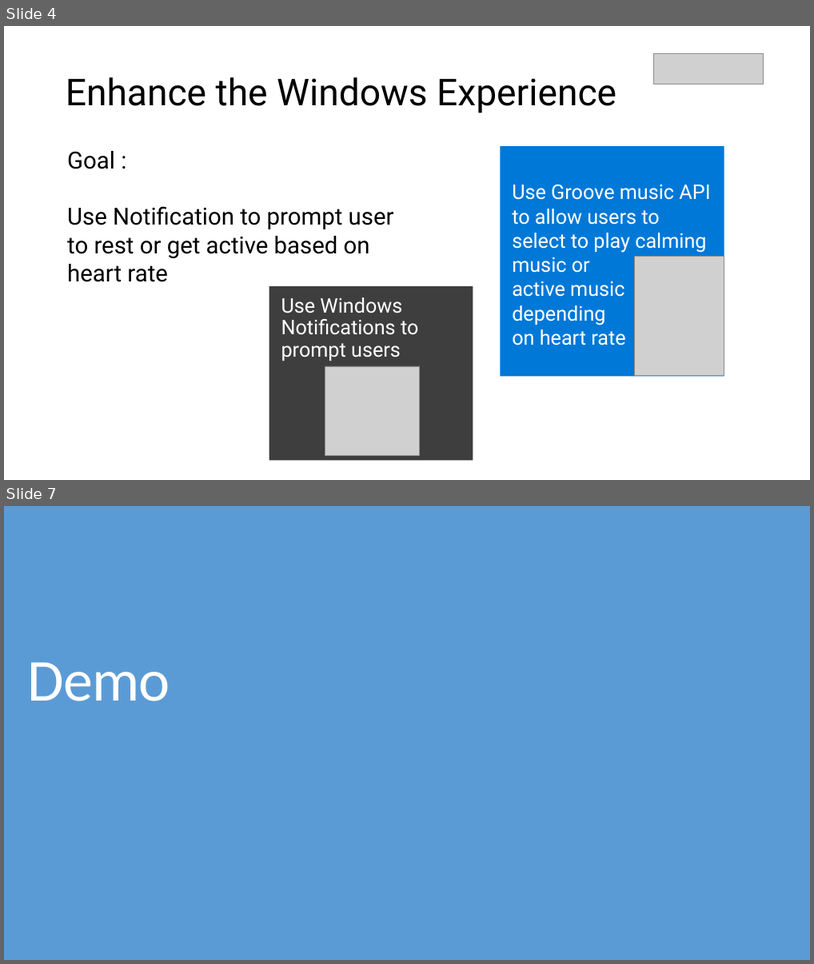
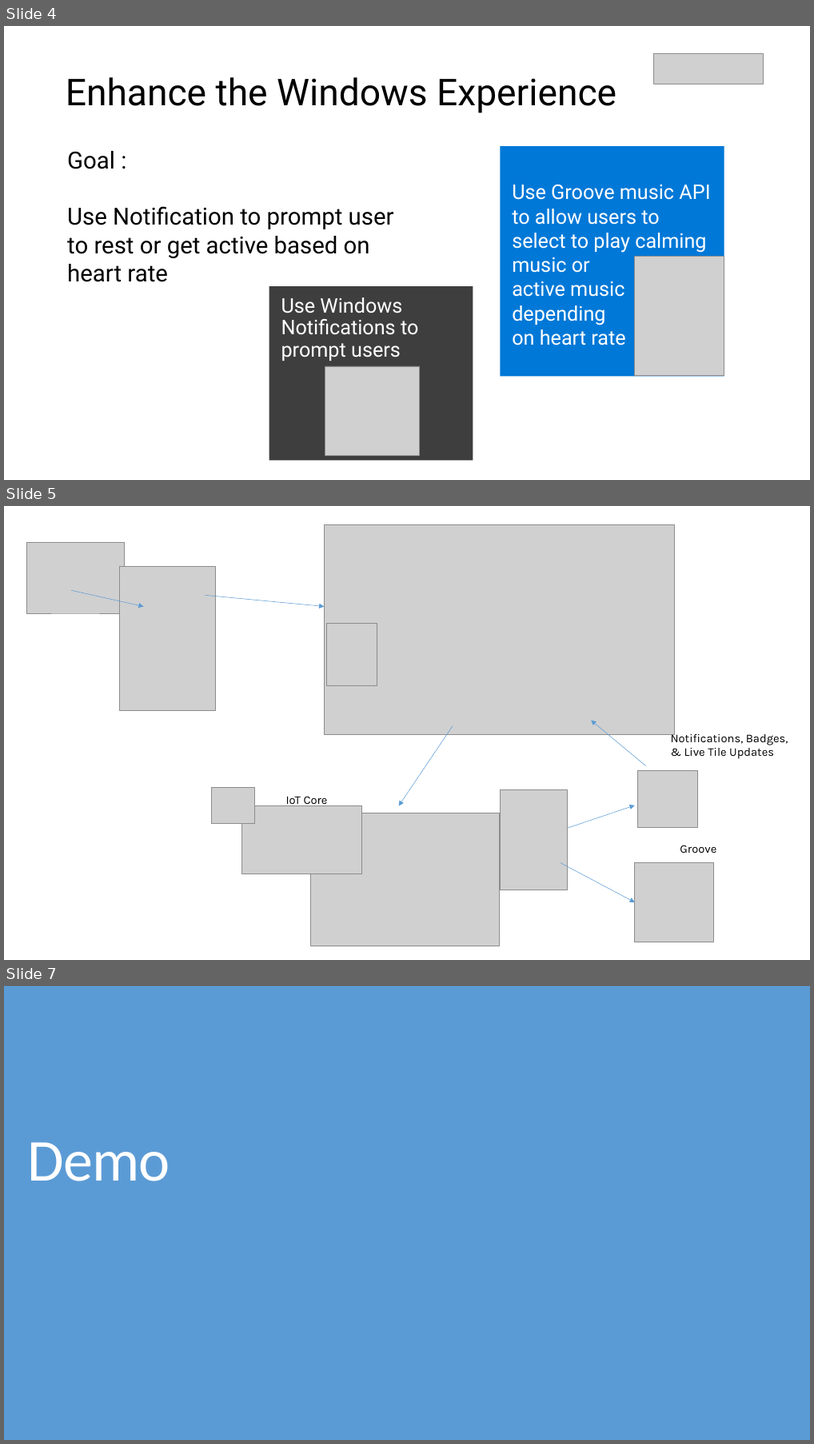
Before and after one commit to leestott/Beats, a slide deck: Presentation/UWP Apps DX Hack.pptx. Shown one above the other, each under a label of ours: slides 4 and 7 before the commit, slides 4, 5 and 7 after it; the slides between them are not shown. The pictures are 814x964 and 814x1444 pixels, drawn with LibreOffice and Linux fonts; fonts in the diff are those of the drawing; grey boxes stand for pictures. Boxes give left, top, right and bottom in pixels: in the first picture for what was removed or moved away, otherwise in the second. Text is boxed around its words. In the diff, an @@ line names an element or a change of style, - is before the commit and + after.

```diff
--- a/Presentation/UWP Apps DX Hack.pptx
+++ b/Presentation/UWP Apps DX Hack.pptx
@@ slide 5 added at <box>4,506,810,960</box>, background #FFFFFF @@
@@ picture added at <box>325,524,675,734</box> @@
@@ picture added at <box>26,542,124,613</box> @@
@@ picture added at <box>120,567,216,710</box> @@
@@ arrow added from (71, 590) to (144, 607), #5B9BD5 0.5 pt @@
@@ arrow added from (206, 595) to (325, 607), #5B9BD5 0.5 pt @@
@@ picture added at <box>326,623,378,686</box> @@
@@ arrow added from (646, 765) to (591, 720), #5B9BD5 0.5 pt @@
@@ arrow added from (453, 725) to (399, 805), #5B9BD5 0.5 pt @@
@@ text added at <box>671,731,789,759</box>, 14 pt, text #000000 @@
+Notifications, Badges,
+& Live Tile Updates
@@ picture added at <box>211,787,254,823</box> @@
@@ picture added at <box>501,790,568,890</box> @@
@@ picture added at <box>638,770,698,828</box> @@
@@ picture added at <box>242,805,362,874</box> @@
@@ text added at <box>286,796,328,808</box>, 14 pt, text #000000 @@
+IoT Core
@@ picture added at <box>310,813,499,946</box> @@
@@ arrow added from (568, 828) to (635, 805), #5B9BD5 0.5 pt @@
@@ arrow added from (561, 862) to (635, 902), #5B9BD5 0.5 pt @@
@@ picture added at <box>635,862,714,941</box> @@
@@ text added at <box>680,844,717,852</box>, 14 pt, text #000000 @@
+Groove
```
Also in this commit, not shown: 1 slide changed, 1 slide removed.
